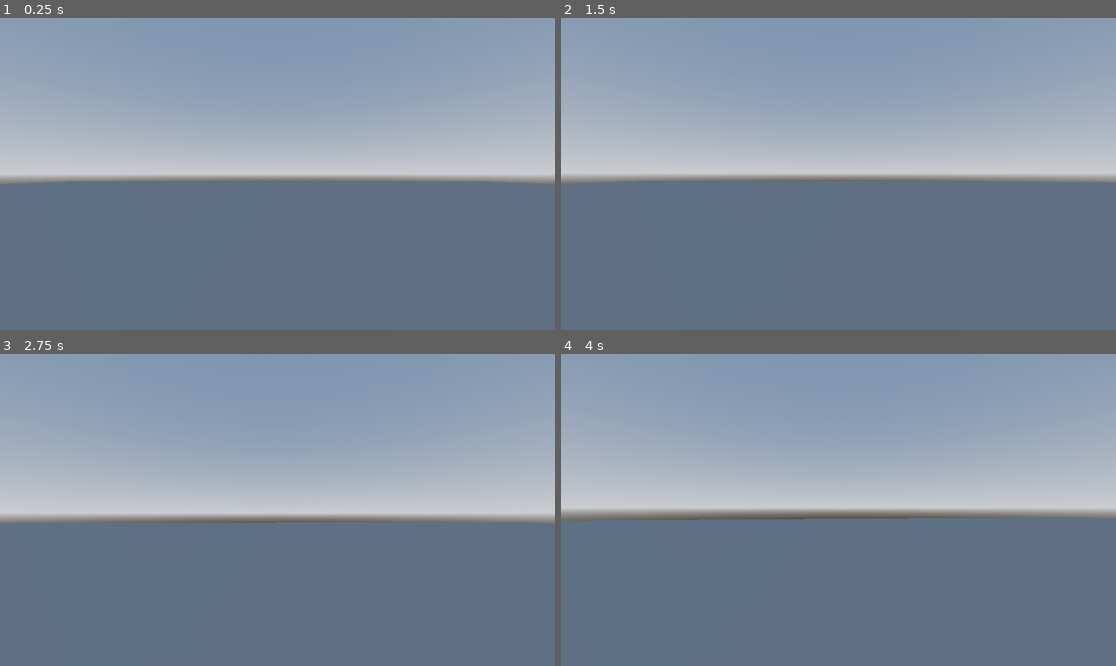
Above: before the commit, frames 1-4 (two rows, left to right).
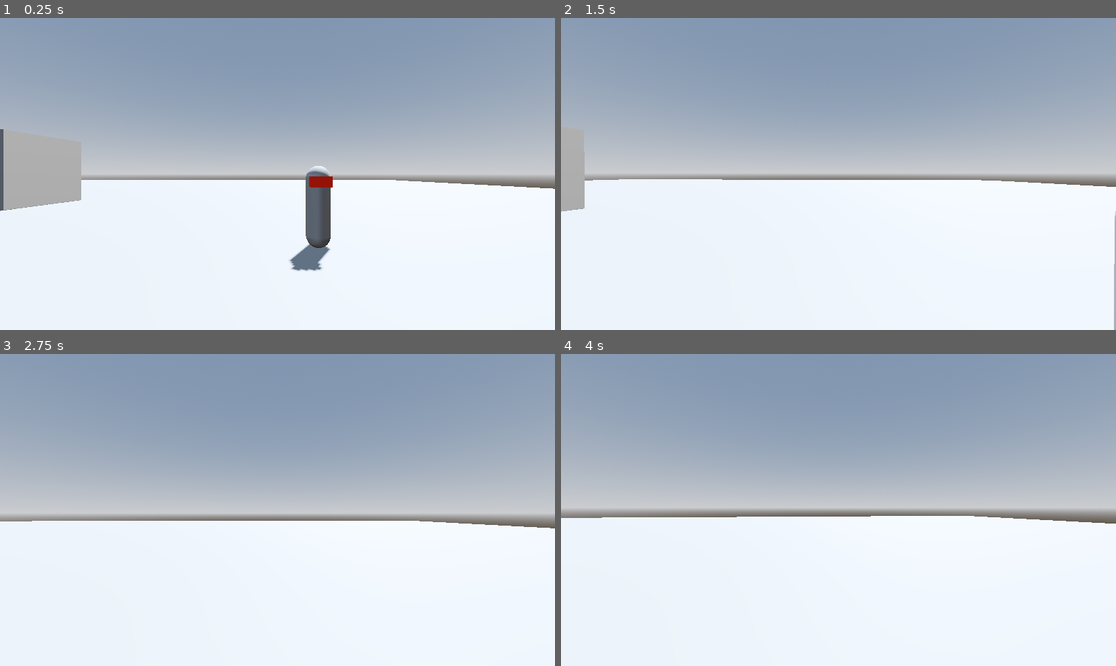
Above: after the commit, the same moments.

Repository: DrOtter3000/spyguy
Game: Godot game, scene res://levels/level.tscn
Same seed, same stepped clock (60 frames per second), same inputs: the game is played once before the commit and once after it.
Inputs (mouse positions are in pixels of both pictures, inside the frame that each line leads up to):
- Up to frame 1 (0.25 s): no input
- Up to frame 2 (1.5 s): tap Enter (ui_accept) at 0.5, 0.77 s; move the mouse to (866, 174) at 0.52 s; hold W (forward) from 0.53 s (still down); move the mouse to (810, 174) at 1.27 s
- Up to frame 3 (2.75 s): keep holding W (forward); tap Enter (ui_accept) at 1.52 s; move the mouse to (288, 503) at 2.02 s
- Up to frame 4 (4 s): keep holding W (forward); move the mouse to (832, 516) at 2.77 s; tap Enter (ui_accept) at 3.02, 3.77 s; move the mouse to (877, 513) at 3.52 s

The runs differ from the first frame. In frame 1, 48% of the frame differs, in the area x 0-100%, y 35-100%; in frame 2, 48%; in frame 3, 46%; in frame 4, 48%.

Commit message:
add enemy

Diff:
--- /dev/null
+++ b/characters/enemies/enemy.gd
@@ -0,0 +1,56 @@
+extends CharacterBody3D
+class_name AIController
+
+@onready var agent: NavigationAgent3D = $NavigationAgent3D
+@onready var gravity = ProjectSettings.get_setting("physics/2d/default_gravity")
+@onready var player = get_tree().get_first_node_in_group("Player")
+
+@export var walk_speed := 1.0
+@export var run_speed := 2.0
+var is_running := false
+var is_stopped := false
+var look_at_player := false
+var move_direction: Vector3
+var target_y_rot: float
+var player_distance: float
+
+
+func _process(delta: float) -> void:
+	if player:
+		player_distance = position.distance_to(player.position)
+
+
+func _physics_process(delta: float) -> void:
+	if not is_on_floor():
+		velocity.y -= gravity * delta
+
+	var target_pos = agent.get_next_path_position()
+	var move_dir = position.direction_to(target_pos)
+	move_dir.y = 0
+	move_dir = move_dir.normalized()
+	if agent.is_navigation_finished() or is_stopped:
+		move_dir = Vector3.ZERO
+	var current_speed = walk_speed
+	if is_running:
+		current_speed = run_speed
+	velocity.x = move_dir.x * current_speed
+	velocity.z = move_dir.z * current_speed
+
+	move_and_slide()
+
+	if look_at_player:
+		var player_dir = player.position - position
+		target_y_rot = atan2(player_dir.x, player_dir.z)
+	elif velocity.length() > 0:
+		target_y_rot = atan2(velocity.x, velocity.z)
+
+	rotation.y = lerp_angle(rotation.y, target_y_rot, 0.1)
+
+
+func move_to_position(to_position: Vector3):
+	if not agent:
+		agent = get_node("NavigationAgent3D")
+
+	is_stopped = false
+
+	agent.target_position = to_position
--- /dev/null
+++ b/characters/enemies/enemy.tscn
@@ -0,0 +1,33 @@
+[gd_scene load_steps=6 format=3 uid="uid://bk0otc8ino22l"]
+
+[ext_resource type="Script" uid="uid://6s3spr35wh3o" path="res://characters/enemies/enemy.gd" id="1_uy33a"]
+
+[sub_resource type="CapsuleMesh" id="CapsuleMesh_klktt"]
+radius = 0.3
+
+[sub_resource type="StandardMaterial3D" id="StandardMaterial3D_uy33a"]
+albedo_color = Color(1, 0.156863, 0, 1)
+
+[sub_resource type="BoxMesh" id="BoxMesh_jfoax"]
+material = SubResource("StandardMaterial3D_uy33a")
+size = Vector3(0.5, 0.25, 0.25)
+
+[sub_resource type="CapsuleShape3D" id="CapsuleShape3D_uy33a"]
+radius = 0.3
+
+[node name="Enemy" type="CharacterBody3D"]
+script = ExtResource("1_uy33a")
+
+[node name="MeshInstance3D" type="MeshInstance3D" parent="."]
+transform = Transform3D(1, 0, 0, 0, 1, 0, 0, 0, 1, 0, 1, 0)
+mesh = SubResource("CapsuleMesh_klktt")
+
+[node name="MeshInstance3D" type="MeshInstance3D" parent="MeshInstance3D"]
+transform = Transform3D(1, 0, 0, 0, 1, 0, 0, 0, 1, 0, 0.621513, 0.280682)
+mesh = SubResource("BoxMesh_jfoax")
+
+[node name="CollisionShape3D" type="CollisionShape3D" parent="."]
+transform = Transform3D(1, 0, 0, 0, 1, 0, 0, 0, 1, 0, 1, 0)
+shape = SubResource("CapsuleShape3D_uy33a")
+
+[node name="NavigationAgent3D" type="NavigationAgent3D" parent="."]
--- a/characters/player/player.gd
+++ b/characters/player/player.gd
@@ -36,7 +36,6 @@
 	move_and_slide()
 
 
-
 func _input(event: InputEvent) -> void:
 	if event is InputEventMouseMotion:
 		rotation_degrees.y -= event.relative.x * mouse_sensetivity
--- a/characters/player/player.tscn
+++ b/characters/player/player.tscn
@@ -8,7 +8,7 @@
 [sub_resource type="CapsuleMesh" id="CapsuleMesh_508ok"]
 radius = 0.3
 
-[node name="Player" type="CharacterBody3D"]
+[node name="Player" type="CharacterBody3D" groups=["Player"]]
 script = ExtResource("1_508ok")
 
 [node name="CollisionShape3D" type="CollisionShape3D" parent="."]
--- a/levels/level.tscn
+++ b/levels/level.tscn
@@ -1,6 +1,7 @@
-[gd_scene load_steps=7 format=3 uid="uid://bip3fdwabopp3"]
+[gd_scene load_steps=11 format=3 uid="uid://bip3fdwabopp3"]
 
 [ext_resource type="PackedScene" uid="uid://dpwu6btvs517q" path="res://characters/player/player.tscn" id="1_80vhd"]
+[ext_resource type="PackedScene" uid="uid://bk0otc8ino22l" path="res://characters/enemies/enemy.tscn" id="2_hjsbj"]
 
 [sub_resource type="ProceduralSkyMaterial" id="ProceduralSkyMaterial_80vhd"]
 sky_horizon_color = Color(0.662243, 0.671743, 0.686743, 1)
@@ -15,24 +16,66 @@
 tonemap_mode = 2
 glow_enabled = true
 
+[sub_resource type="NavigationMesh" id="NavigationMesh_80vhd"]
+vertices = PackedVector3Array(-2.25, 0.5, -3.75, 1.5, 0.5, -3.75, 1.5, 0.5, -5.25, 2.25, 0.5, -5.5, 2.25, 0.5, -49.5, -2.5, 0.5, -2.75, -49.5, 0.5, -49.5, -49.5, 0.5, -2.75, 3.25, 0.5, -5.25, 49.5, 0.5, -4, 49.5, 0.5, -49.5, 3.25, 0.5, -3.75, 3.25, 0.5, -2.25, 49.5, 0.5, -2, 1.5, 0.5, -0.5, 1.5, 0.5, -2, -2.25, 0.5, -2, 2.25, 0.5, 49.5, 2.25, 0.5, -0.25, -49.5, 0.5, 49.5, 3.25, 0.5, -0.75, 49.5, 0.5, 49.5)
+polygons = [PackedInt32Array(2, 1, 0), PackedInt32Array(2, 4, 3), PackedInt32Array(4, 2, 0), PackedInt32Array(0, 5, 4), PackedInt32Array(4, 5, 7), PackedInt32Array(4, 7, 6), PackedInt32Array(3, 4, 8), PackedInt32Array(8, 4, 10), PackedInt32Array(8, 10, 9), PackedInt32Array(9, 11, 8), PackedInt32Array(11, 9, 12), PackedInt32Array(12, 9, 13), PackedInt32Array(16, 15, 14), PackedInt32Array(7, 5, 16), PackedInt32Array(14, 18, 17), PackedInt32Array(16, 14, 7), PackedInt32Array(7, 14, 17), PackedInt32Array(7, 17, 19), PackedInt32Array(20, 12, 13), PackedInt32Array(20, 13, 18), PackedInt32Array(18, 13, 17), PackedInt32Array(17, 13, 21)]
+
 [sub_resource type="BoxMesh" id="BoxMesh_hjsbj"]
 size = Vector3(100, 1, 100)
 
 [sub_resource type="ConcavePolygonShape3D" id="ConcavePolygonShape3D_80vhd"]
 data = PackedVector3Array(-50, 0.5, 50, 50, 0.5, 50, -50, -0.5, 50, 50, 0.5, 50, 50, -0.5, 50, -50, -0.5, 50, 50, 0.5,  …(428 unchanged characters)…
 
+[sub_resource type="BoxMesh" id="BoxMesh_80vhd"]
+size = Vector3(4, 4, 0.5)
+
+[sub_resource type="ConcavePolygonShape3D" id="ConcavePolygonShape3D_hjsbj"]
+data = PackedVector3Array(-2, 2, 0.25, 2, 2, 0.25, -2, -2, 0.25, 2, 2, 0.25, 2, -2, 0.25, -2, -2, 0.25, 2, 2, -0.25, -2, 2, -0.25, 2, -2, -0.25, -2, 2, -0.25, -2, -2, -0.25, 2, -2, -0.25, 2, 2, 0.25, 2, 2, -0.25, 2, -2, 0.25, 2, 2, -0.25, 2, -2, -0.25, 2, -2, 0.25, -2, 2, -0.25, -2, 2, 0.25, -2, -2, -0.25, -2, 2, 0.25, -2, -2, 0.25, -2, -2, -0.25, 2, 2, 0.25, -2, 2, 0.25, 2, 2, -0.25, -2, 2, 0.25, -2, 2, -0.25, 2, 2, -0.25, -2, -2, 0.25, 2, -2, 0.25, -2, -2, -0.25, 2, -2, 0.25, 2, -2, -0.25, -2, -2, -0.25)
+
 [node name="Level" type="Node3D"]
+
+[node name="DirectionalLight3D" type="DirectionalLight3D" parent="."]
+transform = Transform3D(-0.866025, -0.433013, 0.25, 0, 0.5, 0.866025, -0.5, 0.75, -0.433013, 0, 0, 0)
+shadow_enabled = true
 
 [node name="WorldEnvironment" type="WorldEnvironment" parent="."]
 environment = SubResource("Environment_cwqvt")
 
 [node name="Player" parent="." instance=ExtResource("1_80vhd")]
+transform = Transform3D(1, 0, 0, 0, 1, 0, 0, 0, 1, 16, 0, 9)
 
-[node name="Floor" type="MeshInstance3D" parent="."]
+[node name="NavigationRegion" type="NavigationRegion3D" parent="."]
+navigation_mesh = SubResource("NavigationMesh_80vhd")
+
+[node name="Floor" type="MeshInstance3D" parent="NavigationRegion"]
 transform = Transform3D(1, 0, 0, 0, 1, 0, 0, 0, 1, 0, -0.5, 0)
 mesh = SubResource("BoxMesh_hjsbj")
+skeleton = NodePath("../..")
 
-[node name="StaticBody3D" type="StaticBody3D" parent="Floor"]
+[node name="StaticBody3D" type="StaticBody3D" parent="NavigationRegion/Floor"]
 
-[node name="CollisionShape3D" type="CollisionShape3D" parent="Floor/StaticBody3D"]
+[node name="CollisionShape3D" type="CollisionShape3D" parent="NavigationRegion/Floor/StaticBody3D"]
 shape = SubResource("ConcavePolygonShape3D_80vhd")
+
+[node name="Wall" type="MeshInstance3D" parent="NavigationRegion"]
+transform = Transform3D(1, 0, 0, 0, 1, 0, 0, 0, 1, 0, 2, -3)
+mesh = SubResource("BoxMesh_80vhd")
+skeleton = NodePath("../Floor")
+
+[node name="StaticBody3D" type="StaticBody3D" parent="NavigationRegion/Wall"]
+
+[node name="CollisionShape3D" type="CollisionShape3D" parent="NavigationRegion/Wall/StaticBody3D"]
+shape = SubResource("ConcavePolygonShape3D_hjsbj")
+
+[node name="Wall2" type="MeshInstance3D" parent="NavigationRegion"]
+transform = Transform3D(-4.37114e-08, 0, -1, 0, 1, 0, 1, 0, -4.37114e-08, 2.25, 2, -3)
+mesh = SubResource("BoxMesh_80vhd")
+skeleton = NodePath("../Floor")
+
+[node name="StaticBody3D" type="StaticBody3D" parent="NavigationRegion/Wall2"]
+
+[node name="CollisionShape3D" type="CollisionShape3D" parent="NavigationRegion/Wall2/StaticBody3D"]
+shape = SubResource("ConcavePolygonShape3D_hjsbj")
+
+[node name="Enemy" parent="." instance=ExtResource("2_hjsbj")]
+transform = Transform3D(1, 0, 0, 0, 1, 0, 0, 0, 1, 17, 1, 4)
--- a/project.godot
+++ b/project.godot
@@ -37,3 +37,8 @@
 "events": [Object(InputEventKey,"resource_local_to_scene":false,"resource_name":"","device":-1,"window_id":0,"alt_press …(192 unchanged characters)…
 ]
 }
+
+[rendering]
+
+renderer/rendering_method="gl_compatibility"
+renderer/rendering_method.mobile="gl_compatibility"
Not shown, added: characters/enemies/enemy.gd.uid
